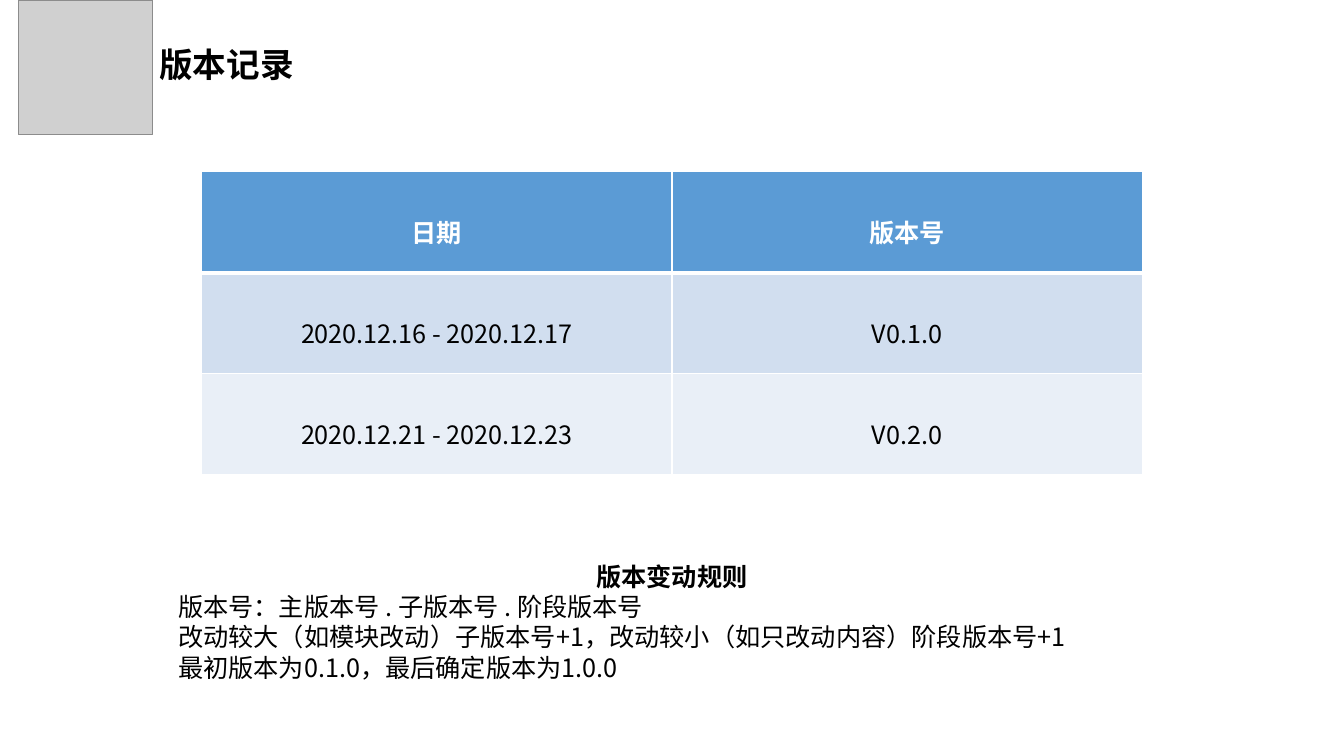
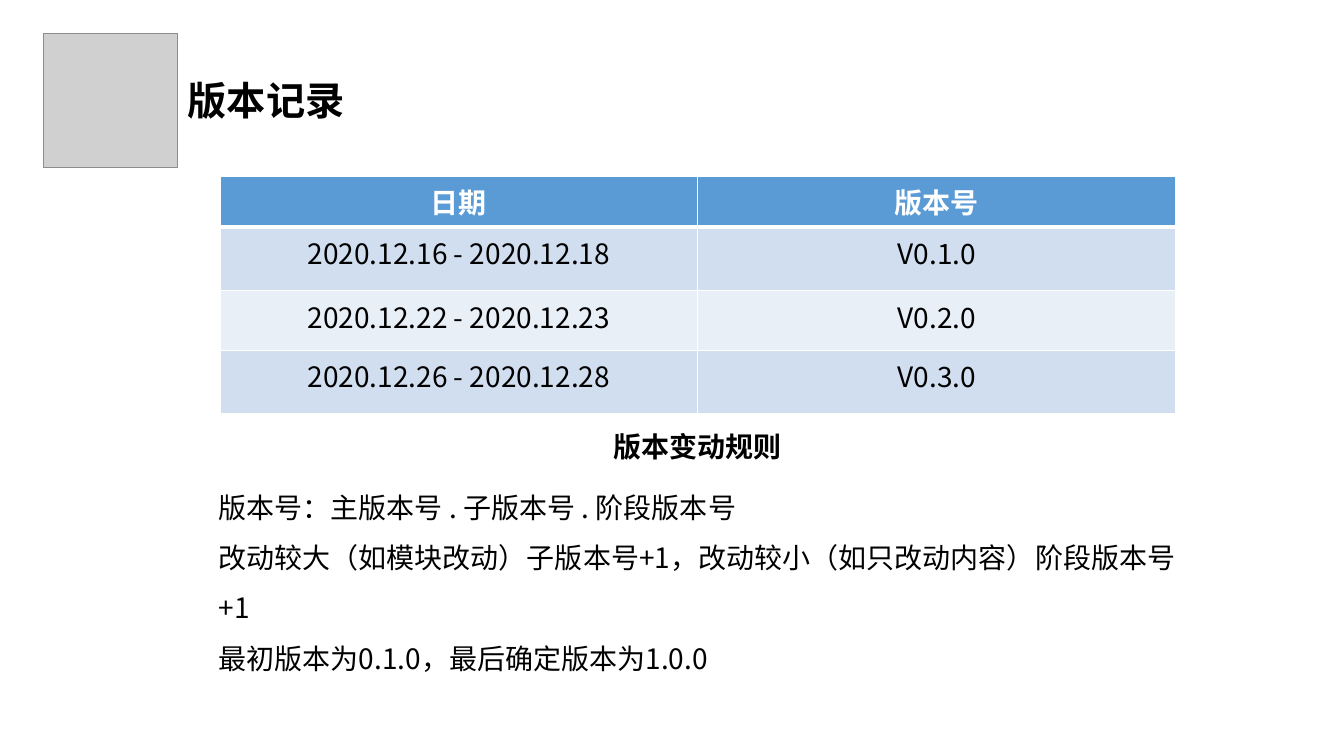
Before and after one commit to SE2020-G7/footprint, a slide deck: slide 2 of 评审PPT/实现/实现阶段.pptx. Drawn at 1344x756 pixels with LibreOffice and Linux fonts; fonts in the diff are those of the drawing; grey boxes stand for pictures. Boxes give left, top, right and bottom in pixels: in the first picture for what was removed or moved away, otherwise in the second. Text is boxed around its words. In the diff, an @@ line names an element or a change of style, - is before the commit and + after.

```diff
--- a/评审PPT/实现/实现阶段.pptx
+++ b/评审PPT/实现/实现阶段.pptx
@@ picture: place and size @@
-picture at [18, 0, 153, 135]
+picture at [43, 33, 178, 168]
@@ text "版本记录": place and size @@
-text "版本记录" at [159, 48, 293, 80]
+text "版本记录" at [188, 81, 345, 119]
@@ text "版本记录" at [188, 81, 345, 119]: size 24 to 28 pt, font Noto Sans CJK SC to Calibri @@
@@ table at [220, 176, 1176, 408] @@
-row 2: 2020.12.16 - 2020.12.17 | V0.1.0
-row 3: 2020.12.21 - 2020.12.23 | V0.2.0
+row 2: 2020.12.16 - 2020.12.18 | V0.1.0
+row 3: 2020.12.22 - 2020.12.23 | V0.2.0
+row 4: 2020.12.26 - 2020.12.28 | V0.3.0
@@ table: place and size @@
-table at [202, 171, 1143, 449]
+table at [220, 176, 1176, 408]
@@ text added at [614, 433, 782, 460], 20 pt, text #000000, bold @@
+版本变动规则
@@ text "版本号：主版本号 . 子版本号 . 阶段版本号": place and size @@
-text "版本号：主版本号 . 子版本号 . 阶段版本号" at [178, 564, 1066, 680]
+text "版本号：主版本号 . 子版本号 . 阶段版本号" at [218, 494, 1175, 672]
@@ text "版本号：主版本号 . 子版本号 . 阶段版本号" at [218, 494, 1175, 672]: size 18 to 20 pt; line spacing 1 to 1.5 @@
@@ text at [596, 564, 747, 589]: paragraph removed @@
-版本变动规则
```
Also in this commit, not shown: 27 other slides changed, 6 slides added.
